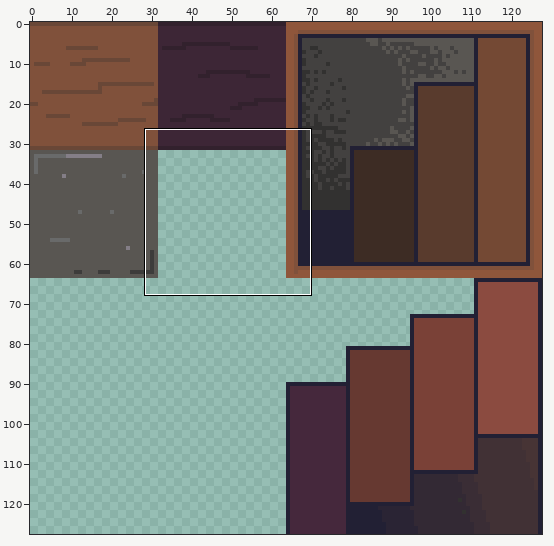
A sprite sheet gets an edit: assets/game/Tilesets/ship/ship_tileset.png. Above, an overview of the earlier version with the close-up marked.
Close-up. The starting point:
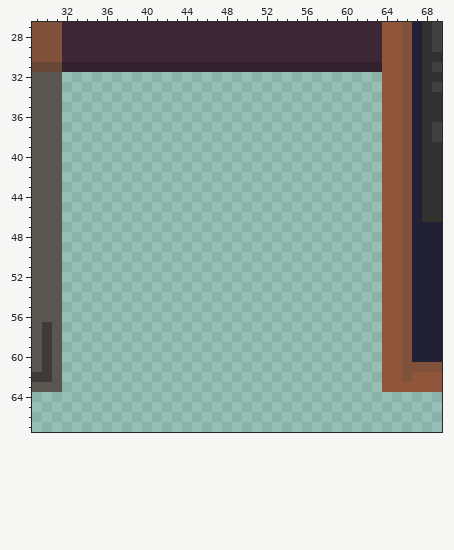
The file is 128x128 pixels. Colours within 5 levels of each other are drawn and written as one. Shown: x 29..69, y 27..67.
Once edited:
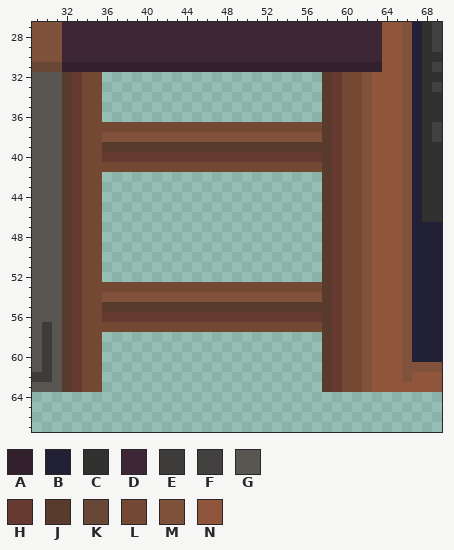
Palette (. is transparent): A #32212d  B #222034  C #323130  D #3d2636  E #3d3c3b  F #434140  G #595652  H #663931  J #593b2d  K #694737  L #744934  M #80513b  N #8f563b
Commit: broken ship enter/exit add
Change:
Changed rows in their new state; - is an unchanged pixel.
first column x 32:
32 JHLL----------------------JHLLMN
33 JHLL----------------------JHLLMN
34 JHLL----------------------JHLLMN
35 JHLL----------------------JHLLMN
36 JHLL----------------------JHLLMN
37 JHLLLLLLLLLLLLLLLLLLLLLLLLJHLLMN
38 JHLLMMMMMMMMMMMMMMMMMMMMMMJHLLMN
39 JHLLJJJJJJJJJJJJJJJJJJJJJJJHLLMN
40 JHLLHHHHHHHHHHHHHHHHHHHHHHJHLLMN
41 JHLLLLLLLLLLLLLLLLLLLLLLLLJHLLMN
42 JHLL----------------------JHLLMN
43 JHLL----------------------JHLLMN
44 JHLL----------------------JHLLMN
45 JHLL----------------------JHLLMN
46 JHLL----------------------JHLLMN
47 JHLL----------------------JHLLMN
48 JHLL----------------------JHLLMN
49 JHLL----------------------JHLLMN
50 JHLL----------------------JHLLMN
51 JHLL----------------------JHLLMN
52 JHLL----------------------JHLLMN
53 JHLLLLLLLLLLLLLLLLLLLLLLLLJHLLMN
54 JHLLMMMMMMMMMMMMMMMMMMMMMMJHLLMN
55 JHLLJJJJJJJJJJJJJJJJJJJJJJJHLLMN
56 JHLLHHHHHHHHHHHHHHHHHHHHHHJHLLMN
57 JHLLLLLLLLLLLLLLLLLLLLLLLLJHLLMN
58 JHLL----------------------JHLLMN
59 JHLL----------------------JHLLMN
60 JHLL----------------------JHLLMN
61 JHLL----------------------JHLLMN
62 JHLL----------------------JHLLMN
63 JHLL----------------------JHLLMN
Pixel boxes of the changes (left, top, right, bottom) in both close-ups:
added: (62, 72, 382, 392)
